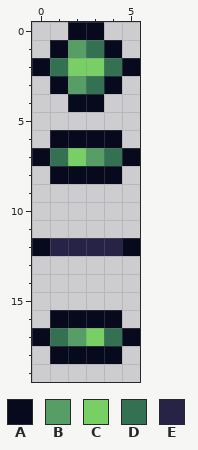
Two states of a pixel-art sprite, Gores/Enemies/CenturyLeaf.png. This is how it looked before the edit.
The file is 12x40 pixels, drawn in blocks of 2x2; one block is one cell here.
Palette (. is transparent): A #070a1c  B #569d66  C #78cf65  D #347052  E #272346
And afterwards:
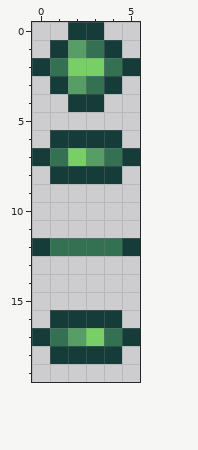
Change:
Colour A changes from #070a1c to #163c3a.
The edit turns colour E into colour D in row 12 at x 1 to 4.
Boxes around the changes in both pictures, in picture pixels (x1, y1, x2, y2):
changed: (32, 22, 140, 184)
changed: (32, 238, 140, 364)
